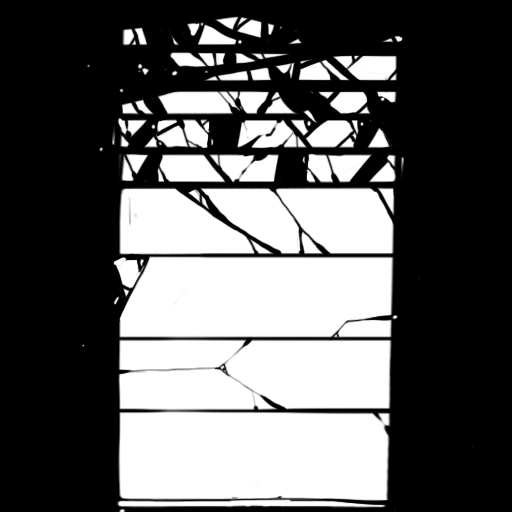
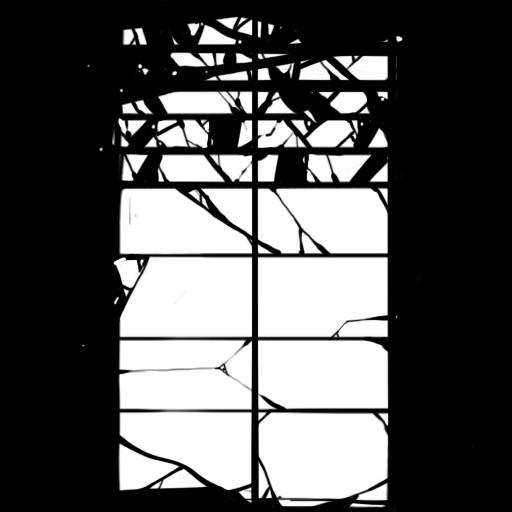
The second w=512, h=512 image is a revision of the first. Changes to its layers:
added layer "Layer 2" above "Layer 1 copy" over [92, 19, 404, 512]
